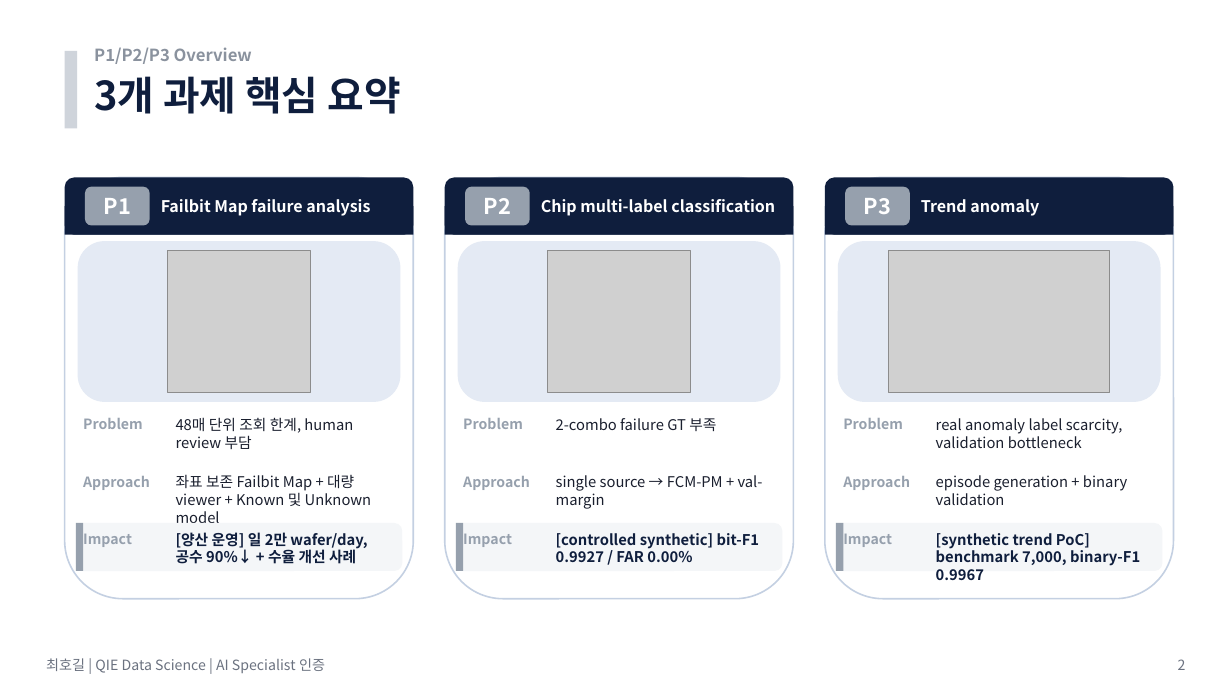
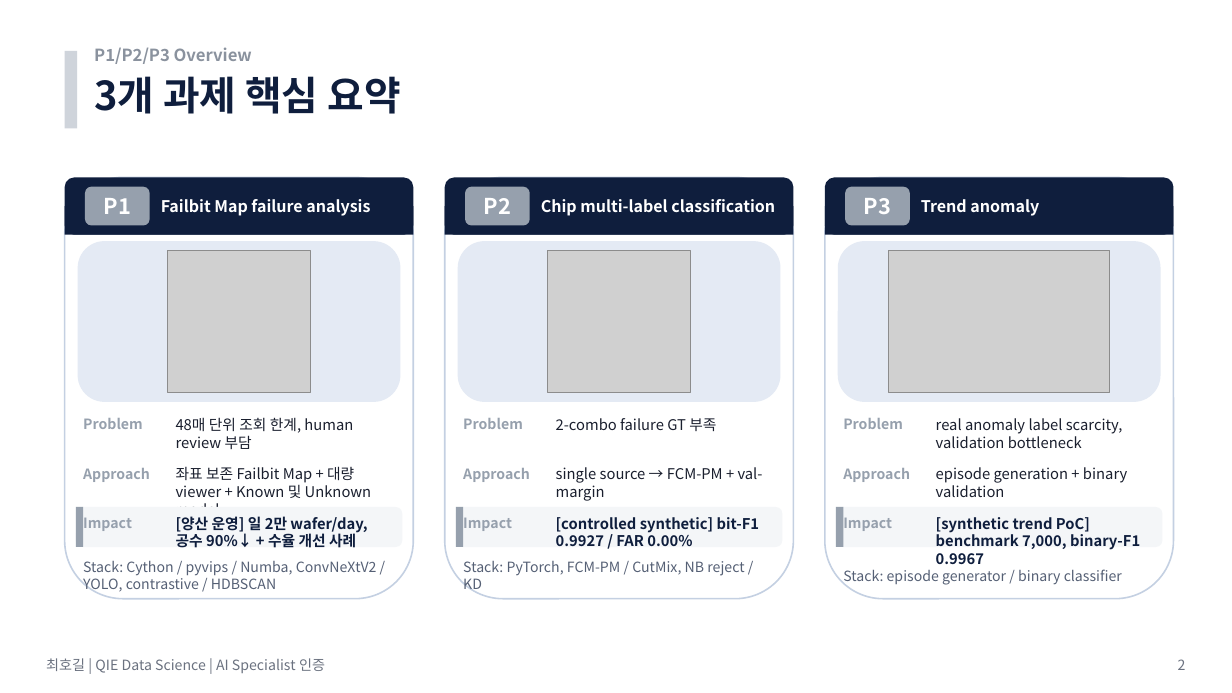
Before and after one commit to hogil/fbm_paper, a slide deck: slide 2 of recommendation/presentation/'26년 AI Specialist 면접 심사 자료_메모리사업부_최호길_평가항목_summary.pptx. Drawn at 1232x693 pixels with LibreOffice and Linux fonts; fonts in the diff are those of the drawing; grey boxes stand for pictures. Boxes give left, top, right and bottom in pixels: in the first picture for what was removed or moved away, otherwise in the second. Text is boxed around its words. In the diff, an @@ line names an element or a change of style, - is before the commit and + after.

Commit message:
Add project stack lines to score summary deck

```diff
--- a/recommendation/presentation/'26년 AI Specialist 면접 심사 자료_메모리사업부_최호길_평가항목_summary.pptx
+++ b/recommendation/presentation/'26년 AI Specialist 면접 심사 자료_메모리사업부_최호길_평가항목_summary.pptx
@@ text "Approach": place and size @@
-text "Approach" at box(83, 476, 150, 490)
+text "Approach" at box(83, 468, 150, 482)
@@ text "좌표 보존 Failbit Map + ...": place and size @@
-text "좌표 보존 Failbit Map + ..." at box(176, 474, 372, 506)
+text "좌표 보존 Failbit Map + ..." at box(176, 466, 372, 498)
@@ text "Approach": place and size @@
-text "Approach" at box(463, 476, 530, 490)
+text "Approach" at box(463, 468, 530, 482)
@@ text "single source → FCM-PM + ...": place and size @@
-text "single source → FCM-PM + ..." at box(556, 475, 763, 509)
+text "single source → FCM-PM + ..." at box(556, 467, 763, 501)
@@ text "Approach": place and size @@
-text "Approach" at box(843, 476, 910, 490)
+text "Approach" at box(843, 468, 910, 482)
@@ text "episode generation + binary validation": place and size @@
-text "episode generation + binary validation" at box(936, 475, 1127, 505)
+text "episode generation + binary validation" at box(936, 467, 1127, 497)
@@ rounded rectangle: place and size @@
-rounded rectangle at box(76, 523, 402, 571)
+rounded rectangle at box(76, 507, 402, 547)
@@ rectangle: place and size @@
-rectangle at box(76, 523, 83, 571)
+rectangle at box(76, 507, 83, 547)
@@ rounded rectangle: place and size @@
-rounded rectangle at box(456, 523, 782, 571)
+rounded rectangle at box(456, 507, 782, 547)
@@ rectangle: place and size @@
-rectangle at box(456, 523, 463, 571)
+rectangle at box(456, 507, 463, 547)
@@ rounded rectangle: place and size @@
-rounded rectangle at box(836, 523, 1163, 571)
+rounded rectangle at box(836, 507, 1163, 547)
@@ rectangle: place and size @@
-rectangle at box(836, 523, 844, 571)
+rectangle at box(836, 507, 844, 547)
@@ text "Impact": place and size @@
-text "Impact" at box(83, 533, 132, 547)
+text "Impact" at box(83, 517, 132, 531)
@@ text "[양산 운영] 일 2만 wafer/day, ...": place and size @@
-text "[양산 운영] 일 2만 wafer/day, ..." at box(176, 532, 367, 564)
+text "[양산 운영] 일 2만 wafer/day, ..." at box(176, 516, 367, 548)
@@ text "Impact": place and size @@
-text "Impact" at box(463, 533, 512, 547)
+text "Impact" at box(463, 517, 512, 531)
@@ text "[controlled synthetic] bit-F1 0.9927 / ...": place and size @@
-text "[controlled synthetic] bit-F1 0.9927 / ..." at box(556, 533, 760, 563)
+text "[controlled synthetic] bit-F1 0.9927 / ..." at box(556, 517, 760, 547)
@@ text "Impact": place and size @@
-text "Impact" at box(843, 533, 892, 547)
+text "Impact" at box(843, 517, 892, 531)
@@ text "[synthetic trend PoC] benchmark 7,000, ...": place and size @@
-text "[synthetic trend PoC] benchmark 7,000, ..." at box(936, 533, 1140, 580)
+text "[synthetic trend PoC] benchmark 7,000, ..." at box(936, 517, 1140, 564)
@@ text added at box(83, 561, 377, 593), 11 pt, text #556075 @@
+Stack: Cython / pyvips / Numba, ConvNeXtV2 / YOLO, contrastive / HDBSCAN
@@ text added at box(463, 561, 744, 593), 11 pt, text #556075 @@
+Stack: PyTorch, FCM-PM / CutMix, NB reject / KD
@@ text added at box(843, 569, 1122, 585), 11 pt, text #556075 @@
+Stack: episode generator / binary classifier
```
Also in this commit, not shown: 2 other slides changed, 2 other files.
